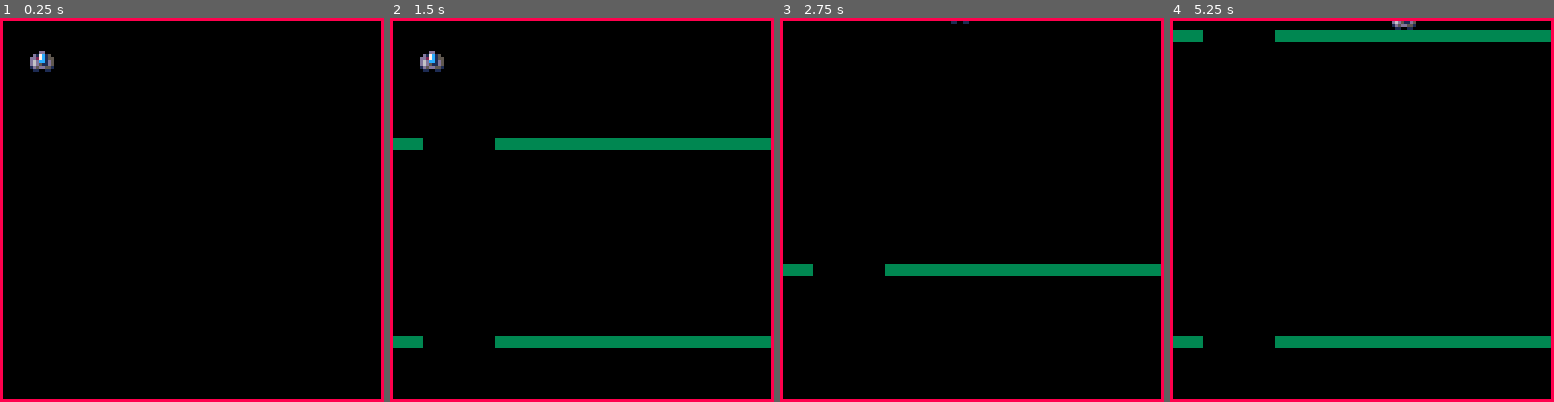
Above: before the commit, frames 1-4 (left to right).
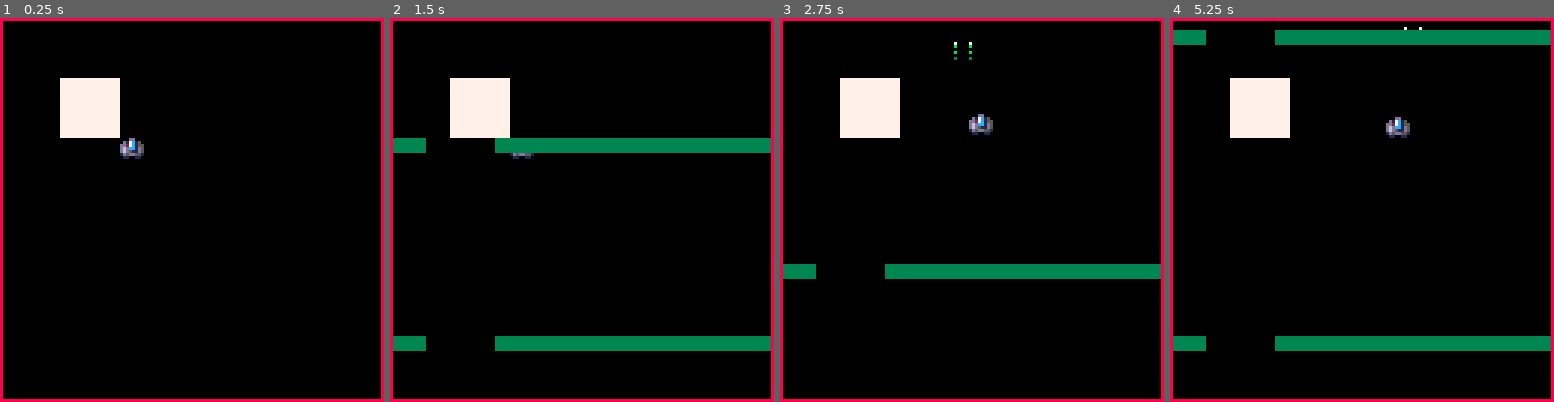
Above: after the commit, the same moments.

Repository: shen-sat/pilot
Game: PICO-8 cartridge pilot.p8
Two runs of this game, one before a commit and one after it. Both use one fixed random seed, a clock stepped at 60 frames per second and the inputs below.
Inputs:
- Up to frame 1 (0.25 s): no input
- Up to frame 2 (1.5 s): tap X (X key) at 0.33, 1.07 s; tap O (Z key) at 0.7 s
- Up to frame 3 (2.75 s): hold Right 1.6-2.1 s; tap O (Z key) at 1.7, 2.1, 2.5 s; tap X (X key) at 1.85 s; hold Up 2.15-2.42 s; hold Right from 2.47 s (still down)
- Up to frame 4 (5.25 s): tap O (Z key) every 0.4 s from 2.9 to 4.9 s; tap X (X key) at 2.97, 4.08, 5.2 s; release Right at 3.03 s; hold Left 3.08-3.58 s; hold Down 3.63-3.97 s; hold Right 4.02-4.68 s; hold Up 4.73-5.03 s; hold Left from 5.08 s (still down)

The runs differ from the first frame. In frame 1, 3.0% of the frame differs, in the area x 7-38%, y 8-37%; in frame 2, 4.1%; in frame 3, 3.4%; in frame 4, 4.2%, in the area x 0-100%, y 0-87%.

Commit message:
First pass at collisions

Diff:
--- a/pilot.p8
+++ b/pilot.p8
@@ -3,19 +3,28 @@
 __lua__
 function _init()
  player = {
-  x = 10,
-  y = 10,
+  x = 40,
+  y = 40,
+  width = 8,
+  height = 7,
   sprite = 0
+ }
+ dummy_wall = {
+  x = 20,
+  y = 20,
+  width =20,
+  height = 20,
  }
  lasers = {}
  walls = {}
+ bang = false
 end
 
 function _update()
- if btn(0) then player.x-=2 end
- if btn(1) then player.x+=2 end
- if btn(2) then player.y-=2 end
- if btn(3) then player.y+=2 end
+ if btn(0) then player.x-=1 end
+ if btn(1) then player.x+=1 end
+ if btn(2) then player.y-=1 end
+ if btn(3) then player.y+=1 end
  if btnp(4) then create_laser(player.x, player.y) end
  if btnp(5) then create_wall() end
 
@@ -26,24 +35,30 @@
   end
  end
  for wall in all(walls) do
-  wall.y1 += 3
-  wall.y2 += 3
-  if wall.y2 > 138 then
+  wall.y += 3
+  if wall.y > 138 then
    del(walls, wall)
   end
  end
+ wall_collision(player, dummy_wall)
+
 end
 
 function _draw()
 	cls()
+ if bang then
+  print('hello', 105, 120,7)
+ end
+
  spr(player.sprite,player.x,player.y)
  for laser in all(lasers) do
   sspr(4,8,1,6,laser.x,laser.y)
  end
  for wall in all(walls) do
-  rectfill(wall.x1,wall.y1,wall.x2,wall.y2,wall.col)
-  rectfill(wall.x3,wall.y1,wall.x4,wall.y2,wall.col)
+  rectfill(wall.x,wall.y,wall.x + wall.width,wall.y + wall.height,wall.col)
  end
+
+ rectfill(dummy_wall.x,dummy_wall.y,dummy_wall.x + dummy_wall.width -1,dummy_wall.y + dummy_wall.height -1,7)
 
  rect(0,0,127,127,8) --border
 end
@@ -62,29 +77,66 @@
 end
 
 function create_wall()
- wall = {
-  x1 = 1,
-  x2 = 10,
-  x3 = 35,
-  x4 = 127,
-  y1 = 1,
-  y2 = 4,
+ wall_one = {
+  x = 1,
+  y = 1,
+  width = 10,
+  height = 4,
   col = 3
  }
- add(walls, wall)
+ wall_two = {
+  x = 35,
+  y = 1,
+  width = 91,
+  height = 4,
+  col = 3
+ }
+ add(walls, wall_one)
+ add(walls, wall_two)
+end
+
+function wall_collision(player, wall)
+ x_1 = player.x
+ x_2 = player.x + player.width
+ y_1 = player.y
+ y_2 = player.y + player.height
+
+ wall_x_1 = wall.x
+ wall_x_2 = wall.x + wall.width
+ wall_y_1 = wall.y
+ wall_y_2 = wall.y + wall.height
+
+ x_points = { x_1, x_2 }
+ y_points = { y_1, y_2 }
+
+ bang = false
+ for x_point in all(x_points) do
+  if x_point > wall_x_1 and x_point < wall_x_2 then
+   for y_point in all(y_points) do
+    if y_point > wall_y_1 and y_point < wall_y_2 then
+     bang = true
+     return
+    end
+   end
+  end
+ end
+
+
 end
 
 
 
+
+
 __gfx__
-00000000000000000b3000298028013009a002e1d101000b33000000029900013006100000000000000000000000000000000000000000000000000000000000
-000dd000000dd000b300029a228e03b09aa02ef0160c00bbb0030002999a0013b00d6100001ddddd0dddddddddddddddddddd511001ddddd0ddddddddddddddd
-0d17c1500017c1d033bb0499088813b49190effd1d6c103bb00b30299aaa013bb000d6d601d7777d077777777777677777776d5001d777770777777777776777
-dd27c1550557c2dd0b1b041402021239a9a0f1e6d661c10330bb3099a9aa0333bd100d660d77666d0666666666666666666666501d7766660666666666666666
-d6dcc1d505dcc26d0b8b02492812013a90a02ef612dc0c010bbbb29aaa9913bb3ddd16d60d766ddd0dddddddddddddddddddddd01d766ddd0ddddddddddddddd
-d6d511d505d5216d3b330000880831090000e1f6166cc000bb1b399aaaaa333bb16ddd210d76dd11011111313b3bbbbbbbbb3b301d76dd110111111111111111
-1d5dd551015dd5d1b1000940820030049040e1e1d10cc1003b11b44009aa3213b66106220d76d1110000000000000000000000001db6d1110000000000000000
-01100110001001103bb004202820130040002e201d0c100033b8b441809a128136600d660d76d1100000000000000000000000001d76d1100000000000000000
+000dd000000000000b3000298028013009a002e1d101000b33000000029900013006100000000000000000000000000000000000000000000000000000000000
+0d17c150000dd000b300029a228e03b09aa02ef0160c00bbb0030002999a0013b00d6100001ddddd0dddddddddddddddddddd511001ddddd0ddddddddddddddd
+dd27c1550017c1d033bb0499088813b49190effd1d6c103bb00b30299aaa013bb000d6d601d7777d077777777777677777776d5001d777770777777777776777
+d6dcc1d50557c2dd0b1b041402021239a9a0f1e6d661c10330bb3099a9aa0333bd100d660d77666d0666666666666666666666501d7766660666666666666666
+d6d511d505dcc26d0b8b02492812013a90a02ef612dc0c010bbbb29aaa9913bb3ddd16d60d766ddd0dddddddddddddddddddddd01d766ddd0ddddddddddddddd
+1d5dd55105d5216d3b330000880831090000e1f6166cc000bb1b399aaaaa333bb16ddd210d76dd11011111313b3bbbbbbbbb3b301d76dd110111111111111111
+01100110015dd5d1b1000940820030049040e1e1d10cc1003b11b44009aa3213b66106220d76d1110000000000000000000000001db6d1110000000000000000
+00000000001001103bb004202820130040002e201d0c100033b8b441809a128136600d660d76d1100000000000000000000000001d76d1100000000000000000
 1771707707c00aa0b30000290028013009a002e1d1000101033bb494114411221666d100000000000666d6d00666d6d00666d6d0001000000666d6d000000000
 9a79b0bb0cc007a0b300029a228e03b09aa02ef01600c003b0311249449913b33d66d0000076d110677111dd677111dd677111dd13b6d110677000dd0000dda0
 899800000110022033bb0499888813b49190effd1d6c103bbb01322444441331316d10000076d110677cc11d677bb11d6779911d13b6d1106700400d00055080
